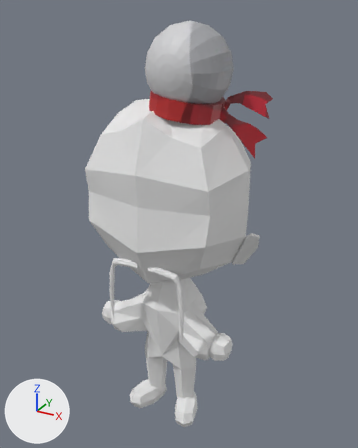
Before and after pictures for a commit that changed the Blender file Blender/Modèle/Personnages/Vieux chinois/Oldchinese_animated.blend.
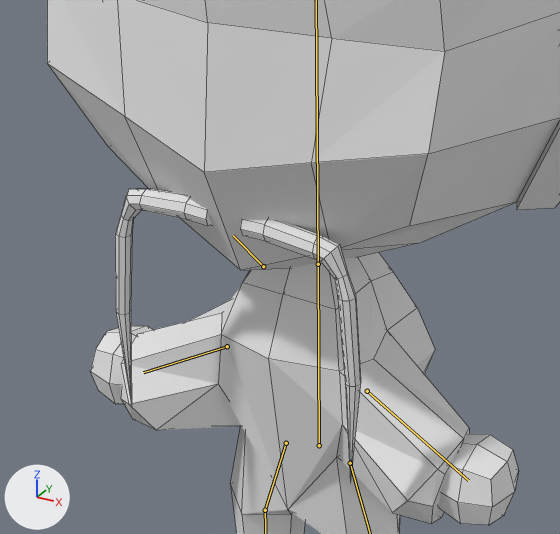
Each version appears first whole from a camera (50 mm lens) standing at (3.89, -6.79, 7.18) and looking at (0.05, 0.19, 3.69), and next in a close-up on the part from 21% to 69% of the width and 45% to 81% of the height. Lighting does not change. The marker at lower left points along +X, +Y and +Z. The bones that bend it are drawn over the model as lines in the close-ups. The close-ups show mesh edges as thin lines.
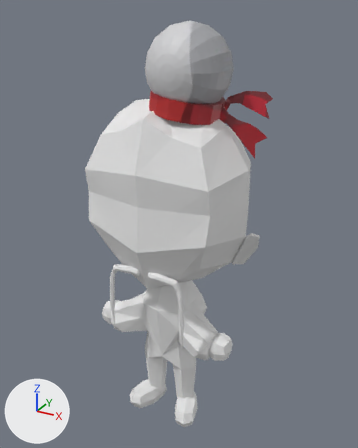
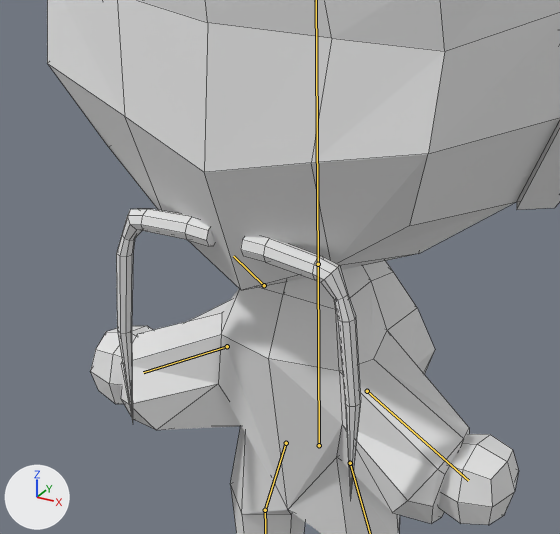
The newer file adds an action. The first version stands in its rest pose; the second is drawn at frame 5 of the action 'Talk'.

Pixel boxes (x1, y1, x2, y2) of what changed, in the close-ups (560 x 534 px):
'Cube', posed
    both: (47, 0, 560, 534)
bone 'Bone.008', root to tip
    before: (263, 266) to (233, 235)
    after: (264, 285) to (233, 256)

Diff of the bpy script that builds the scene:
```diff
--- a/Blender/Modèle/Personnages/Vieux chinois/Oldchinese_animated.blend.py
+++ b/Blender/Modèle/Personnages/Vieux chinois/Oldchinese_animated.blend.py
@@ bone_bone_008 @@
 bone_bone_008 = bpy.data.objects['Armature'].pose.bones['Bone.008']
-bone_bone_008.location = (0.0, 0.0, 0.0)
+bone_bone_008.location = (0.0, -0.09, 0.08)
```
